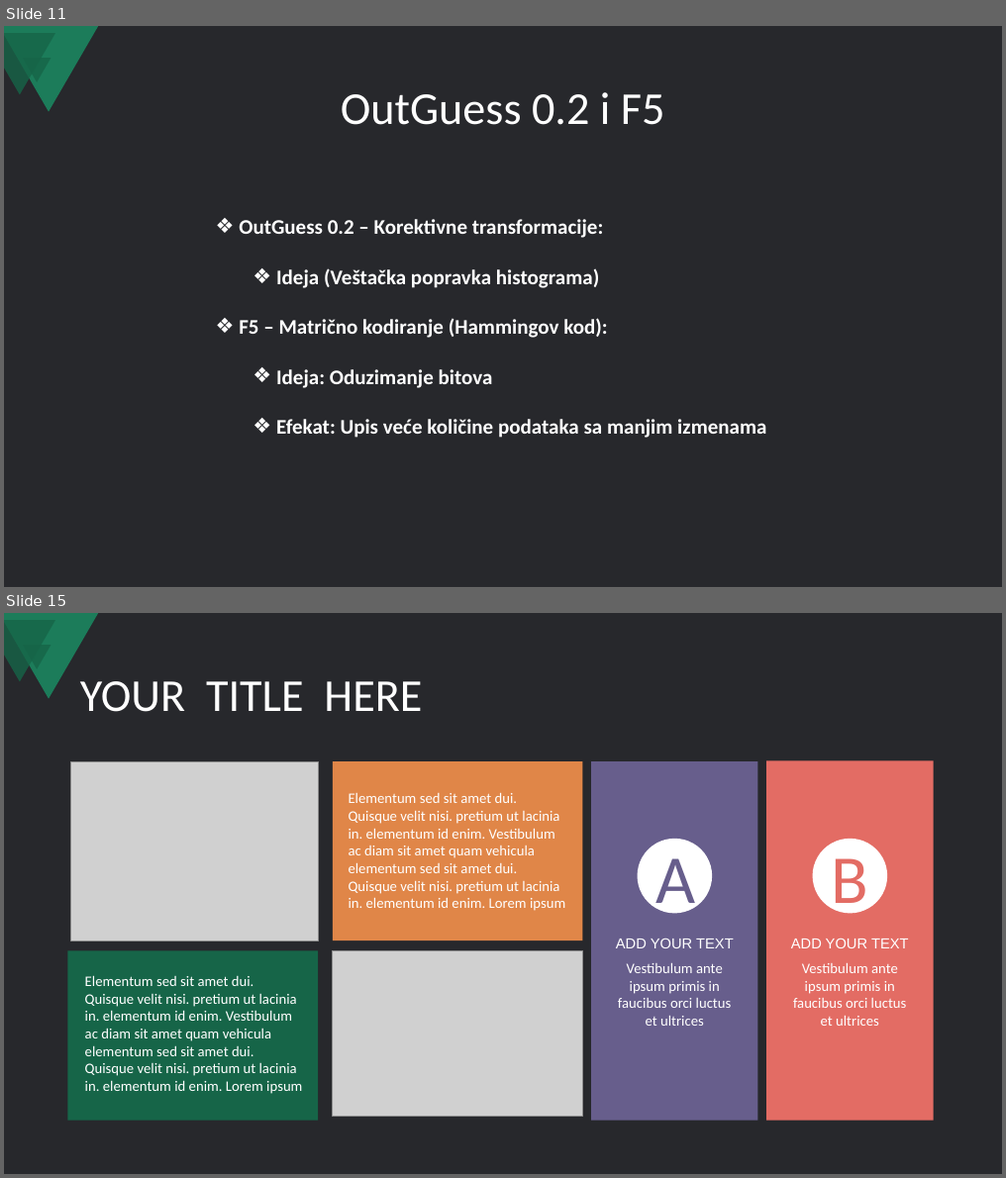
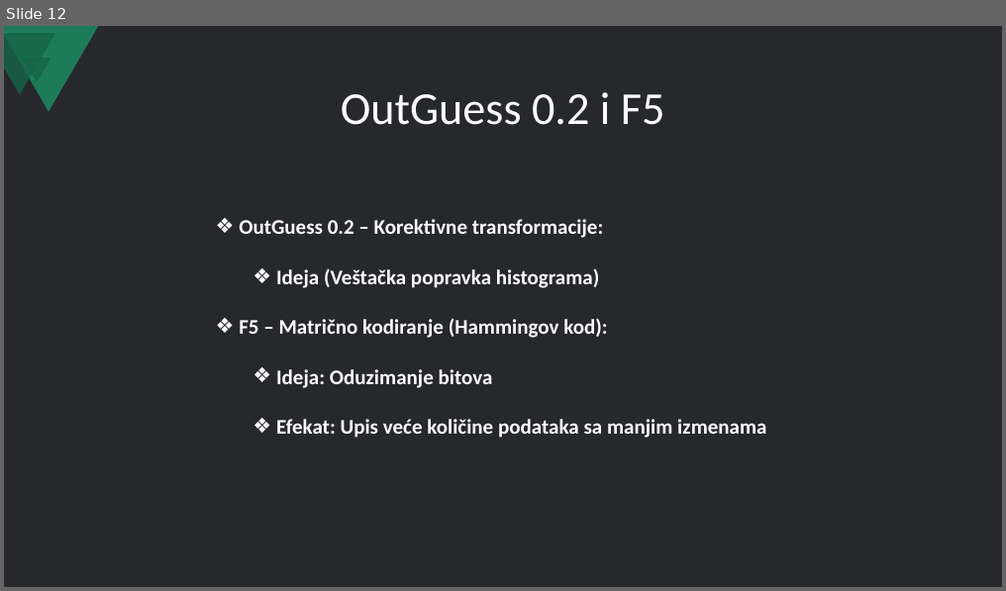
Before and after one commit to nikolasa004/Cybersecurity-Project, a slide deck: Steganography/Steganografija i LSB skrivanje poruka u slikama.pptx. Shown one above the other, each under a label of ours: slides 11 and 15 before the commit, slide 12 after it; the slides between them are not shown. The pictures are 1006x1178 and 1006x591 pixels, drawn with LibreOffice and Linux fonts; fonts in the diff are those of the drawing; grey boxes stand for pictures. Boxes give left, top, right and bottom in pixels: in the first picture for what was removed or moved away, otherwise in the second. Text is boxed around its words. In the diff, an @@ line names an element or a change of style, - is before the commit and + after.

```diff
--- a/Steganography/Steganografija i LSB skrivanje poruka u slikama.pptx
+++ b/Steganography/Steganografija i LSB skrivanje poruka u slikama.pptx
@@ slide 15 removed at (4,613,1002,1174), background #27282C; not listed: 3 template elements that a slide beside it also shows @@
@@ title removed at (80,681,422,712) @@
-YOUR TITLE HERE
@@ picture removed at (70,761,319,941) @@
@@ rectangle removed at (333,761,583,941) @@
@@ rectangle removed at (592,761,758,1121) @@
@@ rectangle removed at (767,761,934,1121) @@
@@ text removed at (349,793,565,911) @@
-Elementum sed sit amet dui. Quisque velit nisi. pretium ut lacinia in. elementum id enim. Vestibulum ac diam sit amet quam vehicula elementum sed sit amet dui. Quisque velit nisi. pretium ut lacinia in. elementum id enim. Lorem ipsum
@@ ellipse removed at (638,839,712,913) @@
-A
@@ ellipse removed at (813,839,887,913) @@
-B
@@ text removed at (616,939,734,949) @@
-ADD YOUR TEXT
@@ text removed at (791,939,909,949) @@
-ADD YOUR TEXT
@@ rectangle removed at (67,952,318,1121) @@
@@ picture removed at (333,952,583,1117) @@
@@ text removed at (618,963,732,1026) @@
-Vestibulum ante ipsum primis in faucibus orci luctus et ultrices
@@ text removed at (793,963,907,1026) @@
-Vestibulum ante ipsum primis in faucibus orci luctus et ultrices
@@ text removed at (85,975,302,1094) @@
-Elementum sed sit amet dui. Quisque velit nisi. pretium ut lacinia in. elementum id enim. Vestibulum ac diam sit amet quam vehicula elementum sed sit amet dui. Quisque velit nisi. pretium ut lacinia in. elementum id enim. Lorem ipsum
@@ what was slide 11 is now slide 12 @@
```
Also in this commit, not shown: 2 slides changed, 1 slide added, 13 other slides removed.
